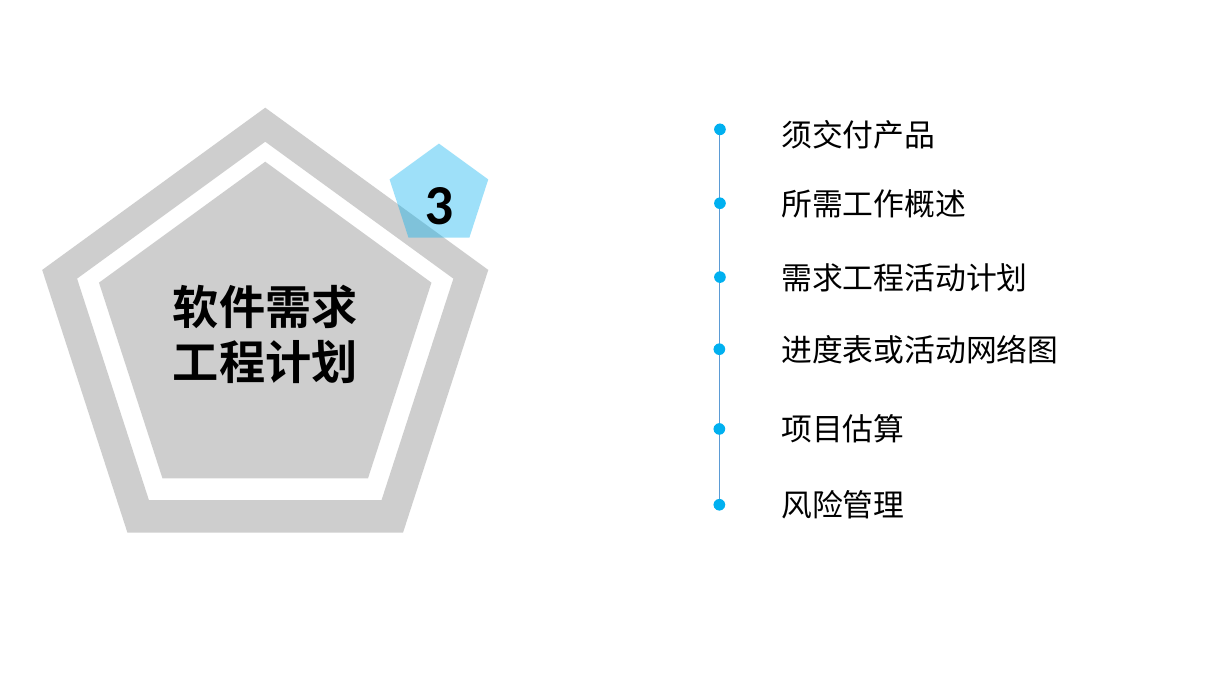
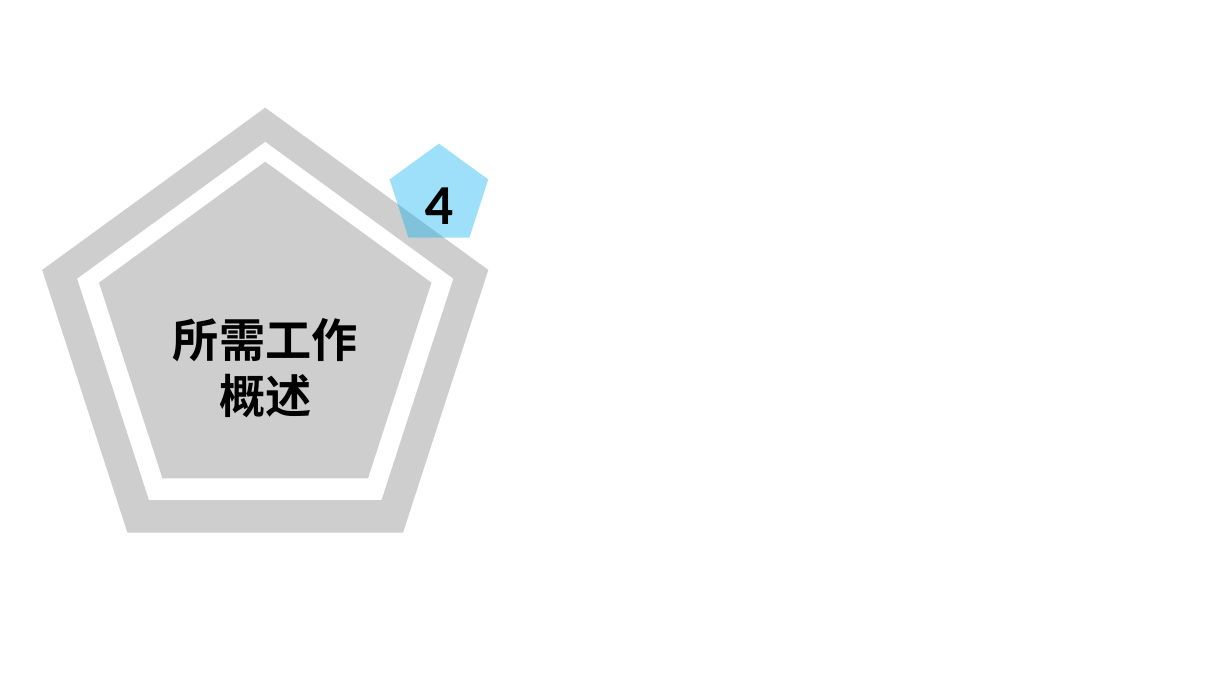
Before and after one commit to PRD2018-G13/PRD2018-G13-TeamProject, a slide deck: slide 33 of PRD2018-G13组项目/软件工程系列课程教学辅助网站/受控文档/分析设计/PRD2018-G13-项目里程碑.pptx (slide 19 before the commit). Drawn at 1232x693 pixels with LibreOffice and Linux fonts; fonts in the diff are those of the drawing; background and template pictures are left out. Boxes give left, top, right and bottom in pixels: in the first picture for what was removed or moved away, otherwise in the second. Text is boxed around its words. In the diff, an @@ line names an element or a change of style, - is before the commit and + after.

```diff
--- a/PRD2018-G13组项目/软件工程系列课程教学辅助网站/受控文档/分析设计/PRD2018-G13-项目里程碑.pptx
+++ b/PRD2018-G13组项目/软件工程系列课程教学辅助网站/受控文档/分析设计/PRD2018-G13-项目里程碑.pptx
@@ text in pentagon at (425, 187, 454, 224): text changed @@
-3
+4
@@ text at (173, 318, 358, 417): text changed @@
-软件需求工程计划
+所需工作概述
@@ group removed at (714, 120, 1058, 519): 6 ellipses, 6 texts, 1 line @@
-须交付产品
-所需工作概述
-需求工程活动计划
-进度表或活动网络图
-项目估算
-风险管理
```
Also in this commit, not shown: 23 other slides changed, 49 slides added, 15 slides removed, 2 other files.
